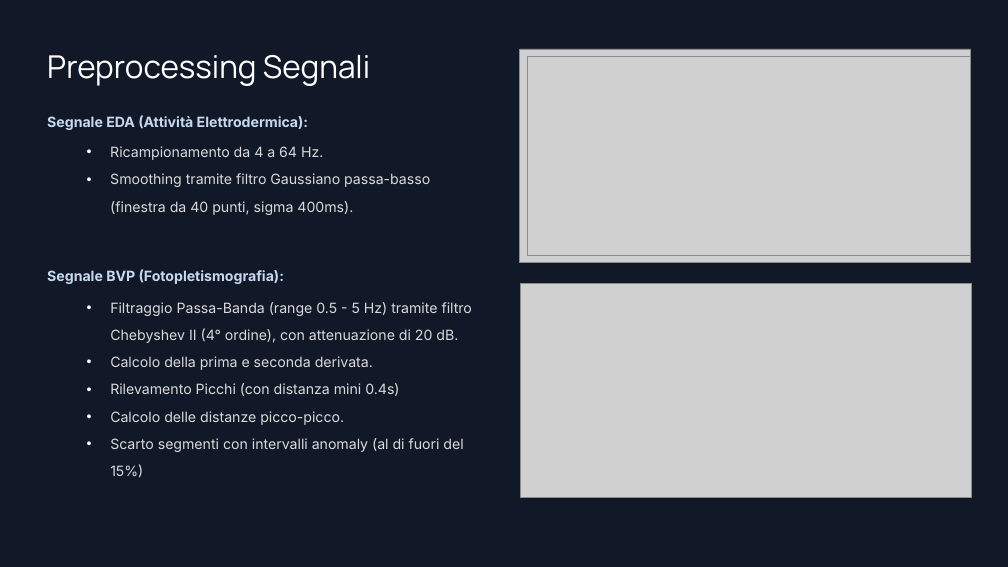
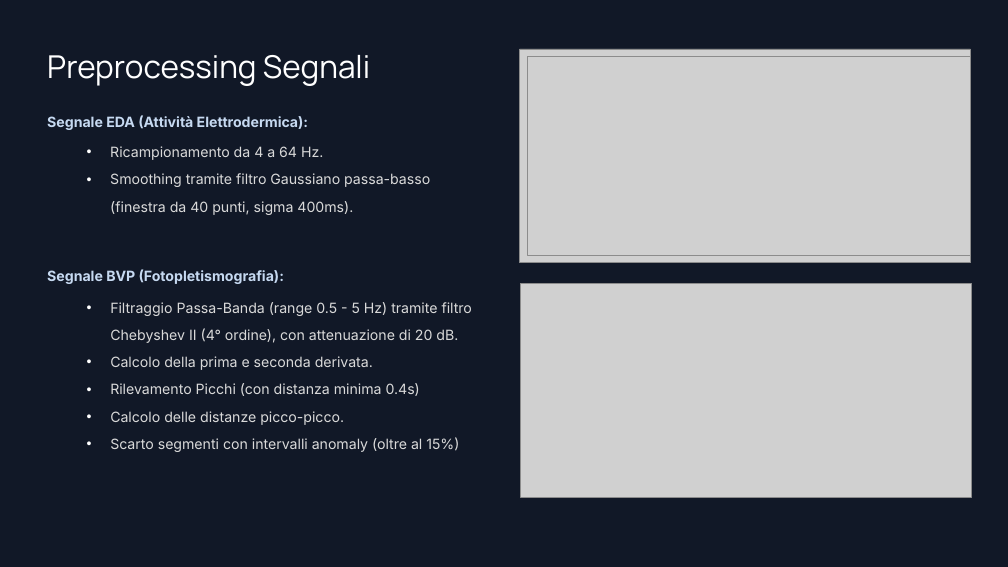
Before and after one commit to GABRYCA/ml-stress-rest, a slide deck: slide 7 of Progetto Interfacce Uomo-Macchina.pptx. Drawn at 1008x567 pixels with LibreOffice and Linux fonts; fonts in the diff are those of the drawing; grey boxes stand for pictures; background and template pictures are left out. Boxes give left, top, right and bottom in pixels: in the first picture for what was removed or moved away, otherwise in the second. Text is boxed around its words. In the diff, an @@ line names an element or a change of style, - is before the commit and + after.

```diff
--- a/Progetto Interfacce Uomo-Macchina.pptx
+++ b/Progetto Interfacce Uomo-Macchina.pptx
@@ text at (110, 383, 420, 396): text changed @@
-• Rilevamento Picchi (con distanza mini 0.4s)
+• Rilevamento Picchi (con distanza minima 0.4s)
@@ text at (110, 437, 459, 452): text changed @@
-• Scarto segmenti con intervalli anomaly (al di fuori del 15%)
+• Scarto segmenti con intervalli anomaly (oltre al 15%)
```
Also in this commit, not shown: 4 other slides changed, 4 other files.
